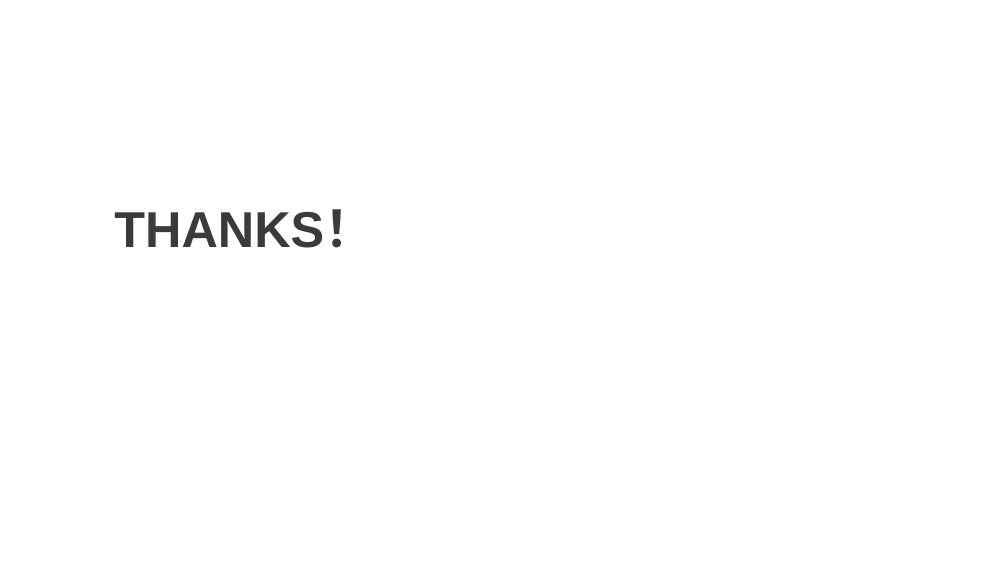
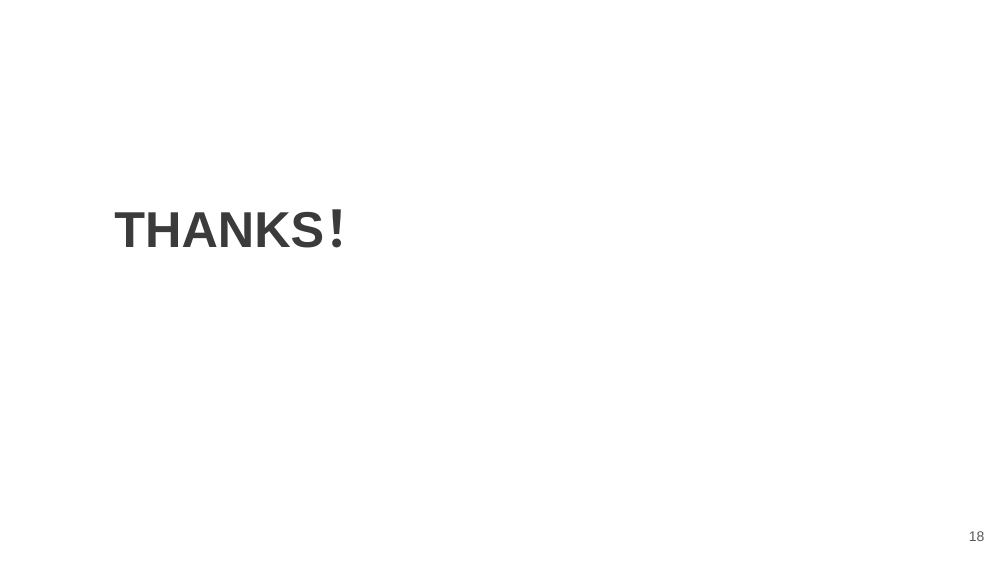
Before and after one commit to AVI-080602/FinalYearProjectOnboarding, a slide deck: slide 18 of Onboarding Presentation Slides.pptx (slide 20 before the commit). Drawn at 1008x567 pixels with LibreOffice and Linux fonts; fonts in the diff are those of the drawing; background and template pictures are left out. Boxes give left, top, right and bottom in pixels: in the first picture for what was removed or moved away, otherwise in the second. Text is boxed around its words. In the diff, an @@ line names an element or a change of style, - is before the commit and + after.

```diff
--- a/Onboarding Presentation Slides.pptx
+++ b/Onboarding Presentation Slides.pptx
@@ page number added at box(969, 531, 985, 541), 10 pt, text #595959 @@
+18
```
Also in this commit, not shown: 17 other slides changed, 2 slides removed.
